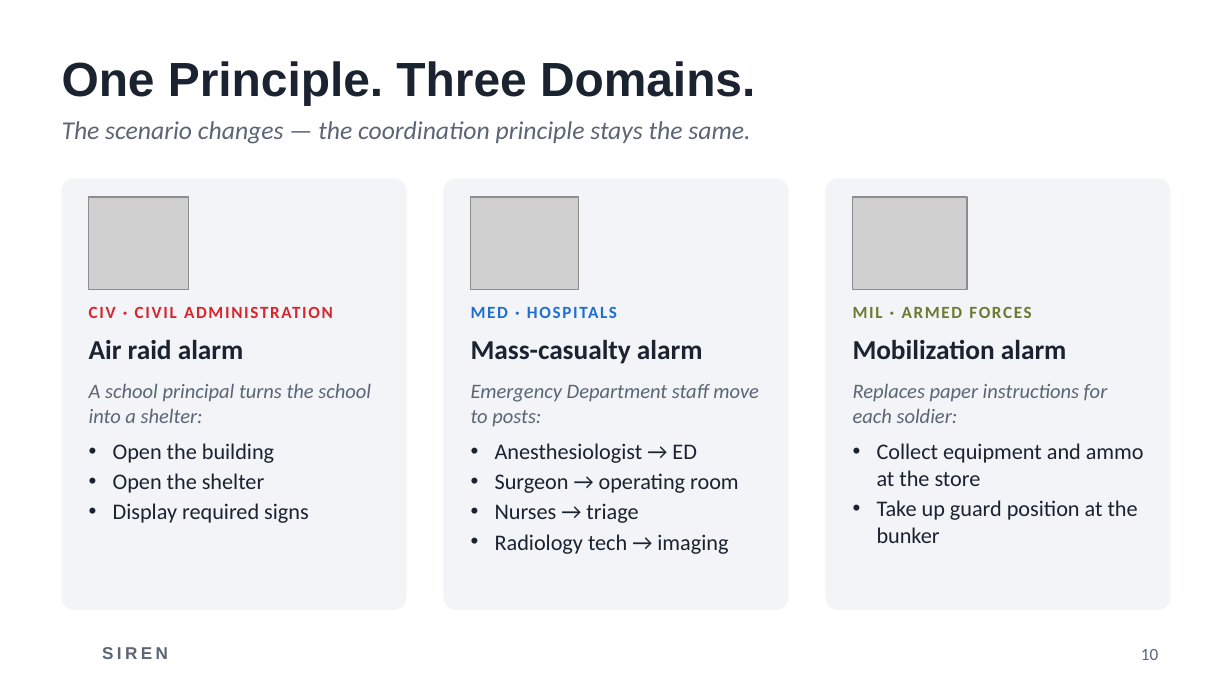
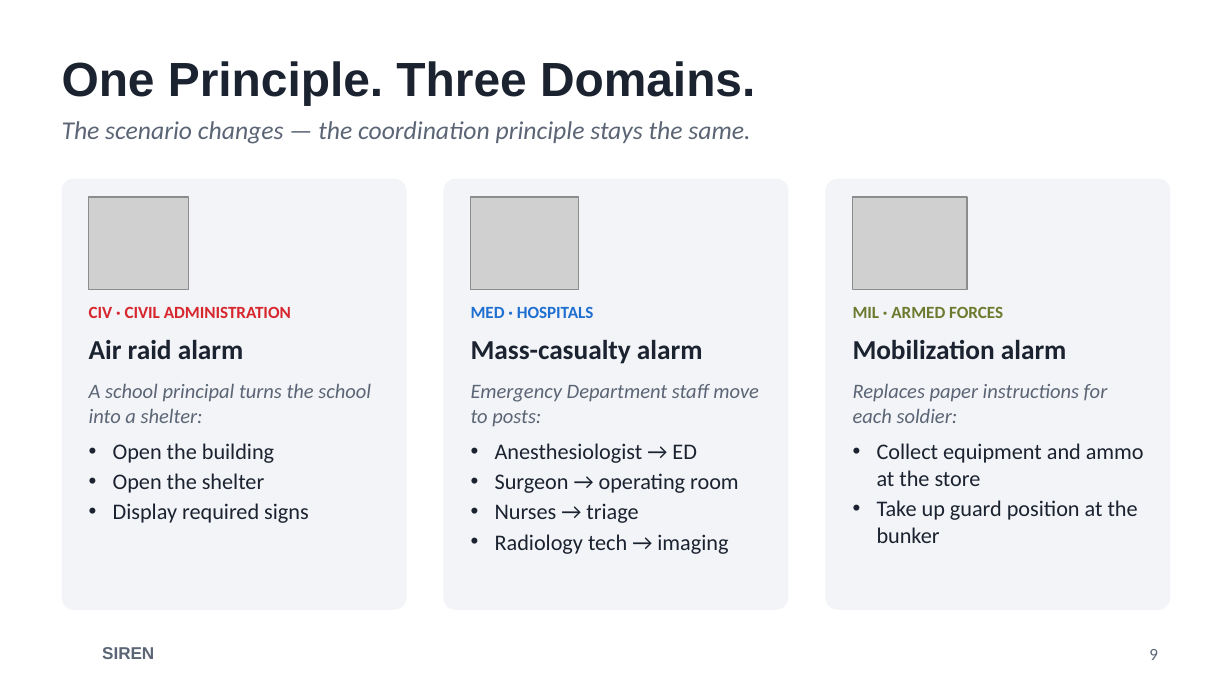
Before and after one commit to PW-ZGS/Wyjec, a slide deck: slide 9 of presentation.pptx (slide 10 before the commit). Drawn at 1232x693 pixels with LibreOffice and Linux fonts; fonts in the diff are those of the drawing; grey boxes stand for pictures; background and template pictures are left out. Boxes give left, top, right and bottom in pixels: in the first picture for what was removed or moved away, otherwise in the second. Text is boxed around its words. In the diff, an @@ line names an element or a change of style, - is before the commit and + after.

```diff
--- a/presentation.pptx
+++ b/presentation.pptx
@@ letter spacing 1 to 0 pt in 3 elements at bbox=[89, 307, 291, 318], bbox=[471, 306, 594, 318], bbox=[853, 307, 1003, 318] @@
@@ text "SIREN" at bbox=[102, 647, 154, 659]: letter spacing 2 to 0 pt @@
@@ page number at bbox=[1149, 649, 1158, 660]: text changed @@
-10
+9
```
Also in this commit, not shown: 8 other slides changed, 1 slide removed.
